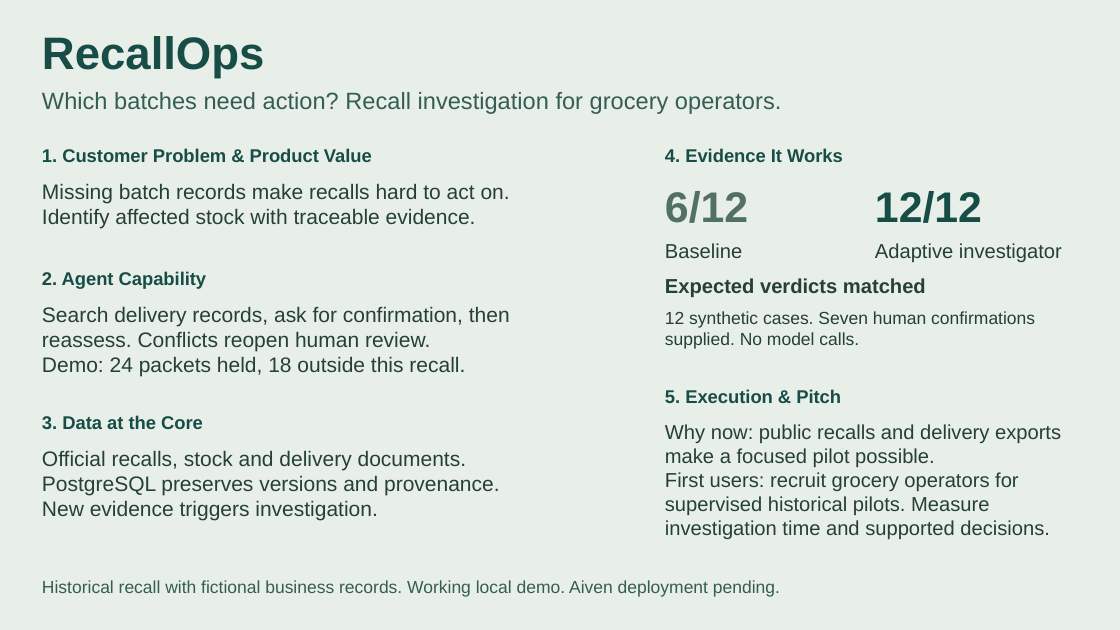
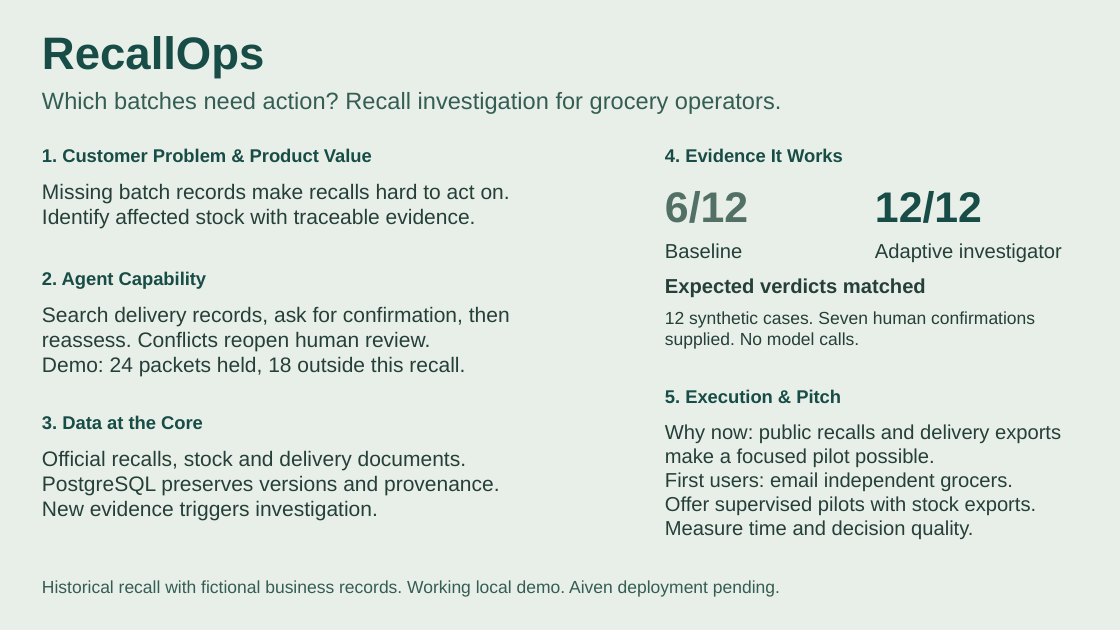
Before and after one commit to amithkm9/RecallOps, a slide deck: slide 1 of docs/recallops-pitch.pptx. Drawn at 1120x630 pixels with LibreOffice and Linux fonts; fonts in the diff are those of the drawing. Boxes give left, top, right and bottom in pixels: in the first picture for what was removed or moved away, otherwise in the second. Text is boxed around its words. In the diff, an @@ line names an element or a change of style, - is before the commit and + after.

Commit message:
docs: make first-user outreach explicit on submission slide

```diff
--- a/docs/recallops-pitch.pptx
+++ b/docs/recallops-pitch.pptx
@@ text at (665, 472, 1037, 539): text changed @@
-First users: recruit grocery operators for
-supervised historical pilots. Measure
-investigation time and supported decisions.
+First users: email independent grocers.
+Offer supervised pilots with stock exports.
+Measure time and decision quality.
```
Also in this commit, not shown: 1 other file.
